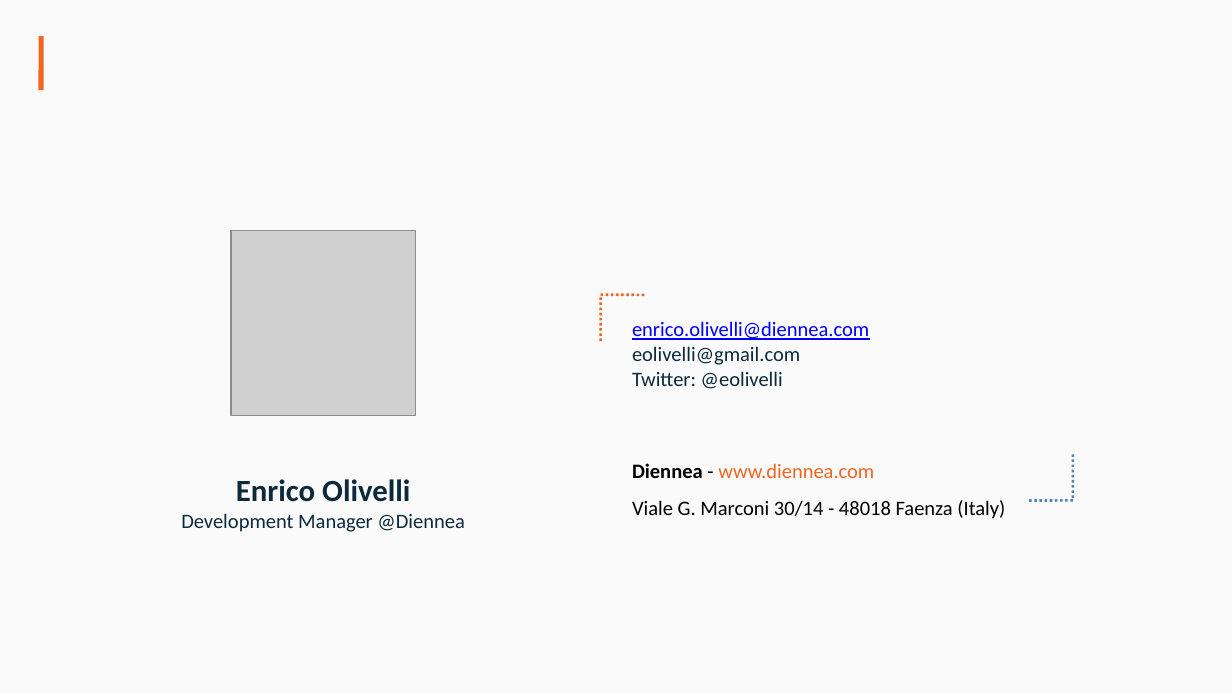
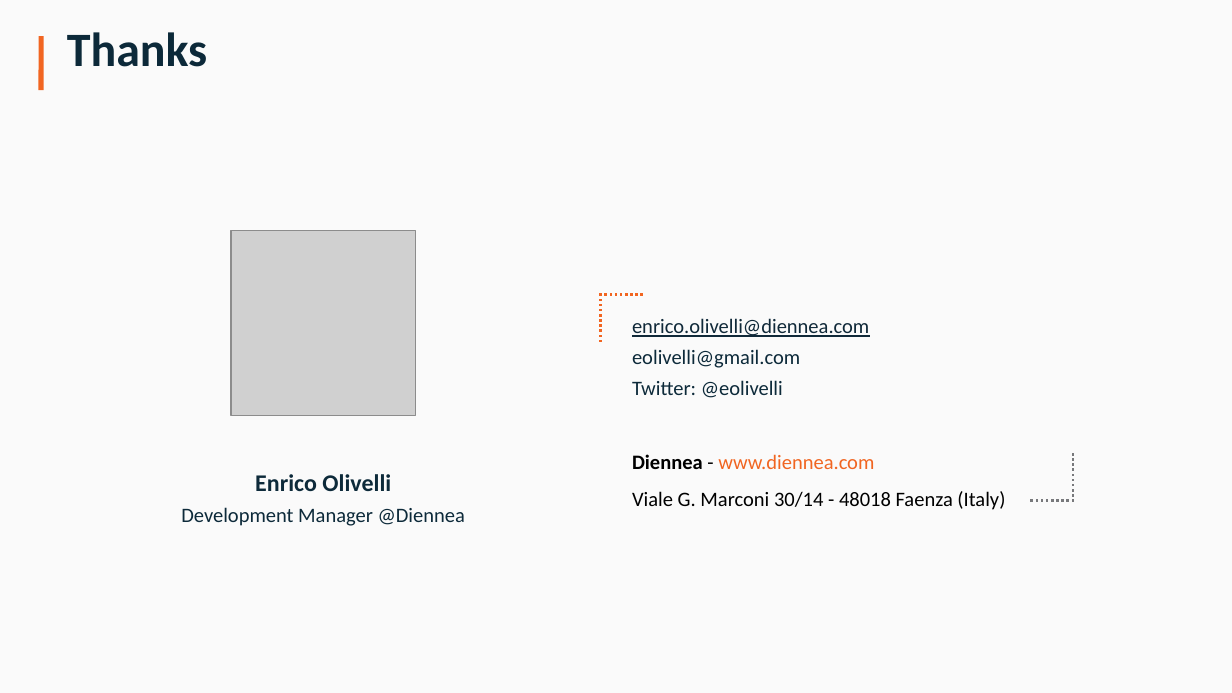
Before and after one commit to diennea/majordodo, a slide deck: slide 19 of docs/Diennea_Olivelli_ApacheCon16.pptx. Drawn at 1232x693 pixels with LibreOffice and Linux fonts; fonts in the diff are those of the drawing; grey boxes stand for pictures; background and template pictures are left out. Boxes give left, top, right and bottom in pixels: in the first picture for what was removed or moved away, otherwise in the second. Text is boxed around its words. In the diff, an @@ line names an element or a change of style, - is before the commit and + after.

```diff
--- a/docs/Diennea_Olivelli_ApacheCon16.pptx
+++ b/docs/Diennea_Olivelli_ApacheCon16.pptx
@@ title "Thanks" at [67, 32, 207, 67]: line spacing 5.5pt to 15.6pt @@
@@ line (601, 341) - (601, 294): stroke #F16521 1.5 pt to #F16521 1.5 pt dashed @@
@@ line (601, 294) - (647, 294): stroke #F16521 1.5 pt to #F16521 1.5 pt dashed @@
@@ text at [632, 318, 869, 398]: text colour #0000FF to #102939 in "enrico.olivelli@diennea.com"; line spacing 1 to 0.9; more space between paragraphs @@
@@ text "Enrico Olivelli" at [181, 474, 465, 526]: size 18 to 14 pt in "Enrico Olivelli"; line spacing 1 to 0.9; more space between paragraphs @@
@@ line (1073, 455) - (1073, 500): stroke #4F81BD 1.5 pt to #77787B 1.5 pt dashed @@
@@ line (1073, 500) - (1026, 500): stroke #4F81BD 1.5 pt to #77787B 1.5 pt dashed @@
```
Also in this commit, not shown: 18 other slides changed, 1 other file.
